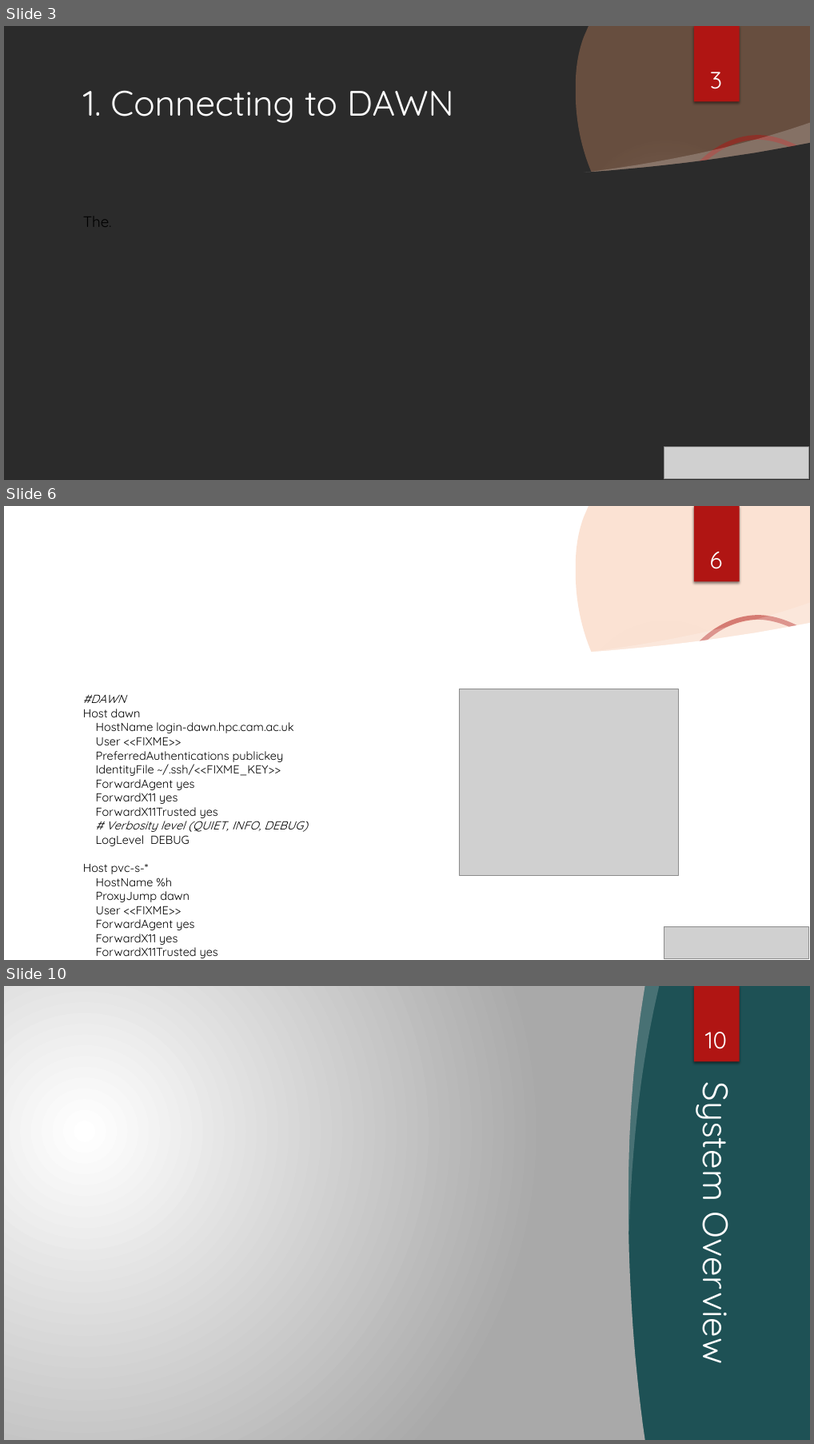
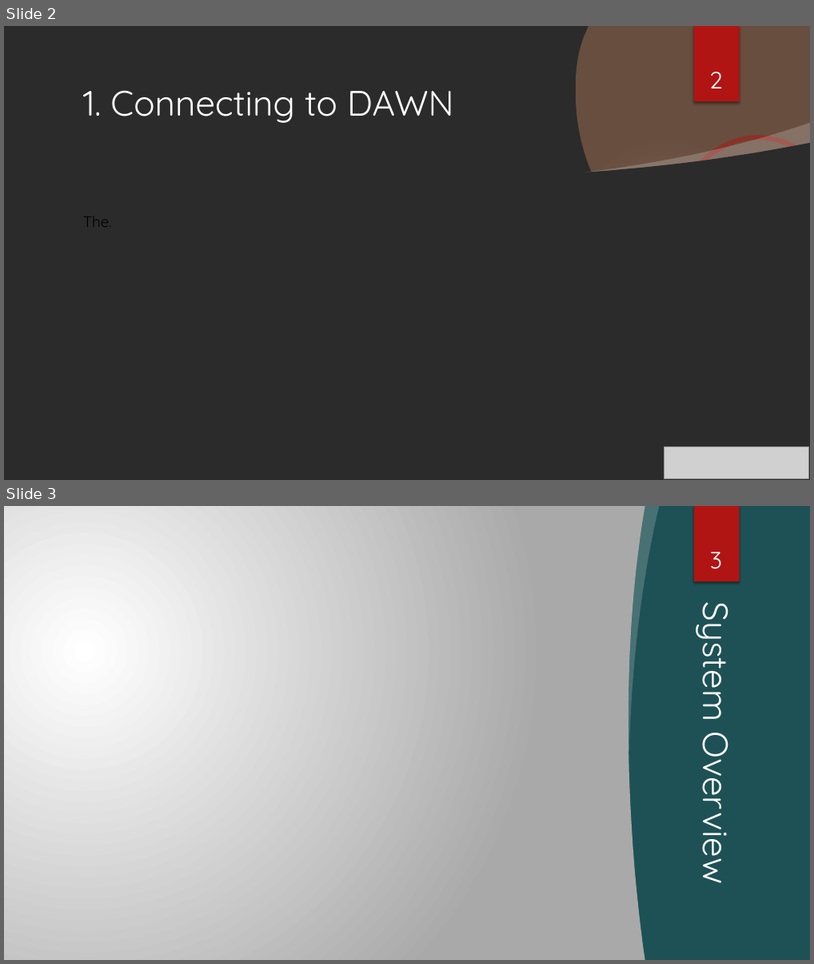
Before and after one commit to RSE-Cambridge/Intro-to-Dawn, a slide deck: Part3-PythonEnvironments/Slides/PyEnvs_onDAWN.pptx. Shown one above the other, each under a label of ours: slides 3, 6 and 10 before the commit, slides 2 and 3 after it; the slides between them are not shown. The pictures are 814x1444 and 814x964 pixels, drawn with LibreOffice and Linux fonts; fonts in the diff are those of the drawing; grey boxes stand for pictures; background and template pictures are left out; a plain dark background stands for a picture behind light text. Boxes give left, top, right and bottom in pixels: in the first picture for what was removed or moved away, otherwise in the second. Text is boxed around its words. In the diff, an @@ line names an element or a change of style, - is before the commit and + after.

Commit message:
VsCode tunnel on dawn
moved vscode on dawn

```diff
--- a/Part3-PythonEnvironments/Slides/PyEnvs_onDAWN.pptx
+++ b/Part3-PythonEnvironments/Slides/PyEnvs_onDAWN.pptx
@@ slide 6 removed at (x1=4, y1=506, x2=810, y2=960), background picture (left out); not listed: 4 template elements that a slide beside it also shows @@
@@ rectangle removed at (x1=694, y1=506, x2=740, y2=582) @@
@@ page number removed at (x1=710, y1=552, x2=723, y2=569) @@
-6
@@ freeform shape removed at (x1=4, y1=623, x2=810, y2=960) @@
@@ freeform shape removed at (x1=581, y1=603, x2=810, y2=657) @@
@@ text removed at (x1=83, y1=694, x2=307, y2=958) @@
-#DAWN
-Host dawn
-HostName login-dawn.hpc.cam.ac.uk
-User <<FIXME>>
-PreferredAuthentications publickey
-IdentityFile ~/.ssh/<<FIXME_KEY>>
-ForwardAgent yes
-ForwardX11 yes
-ForwardX11Trusted yes
-# Verbosity level (QUIET, INFO, DEBUG)
-LogLevel DEBUG
-Host pvc-s-*
-HostName %h
-ProxyJump dawn
-User <<FIXME>>
-ForwardAgent yes
-ForwardX11 yes
-ForwardX11Trusted yes
@@ picture removed at (x1=459, y1=688, x2=678, y2=875) @@
@@ title removed at (x1=158, y1=761, x2=281, y2=776) @@
-2. Creating a ssh config file
@@ picture removed at (x1=665, y1=927, x2=810, y2=959) @@
@@ what was slide 3 is now slide 2 @@
@@ page number at (x1=710, y1=72, x2=723, y2=88): text changed @@
-3
+2
@@ what was slide 10 is now slide 3 @@
@@ page number at (x1=710, y1=552, x2=722, y2=569): text changed @@
-10
+3
```
Also in this commit, not shown: 1 slide changed, 6 other slides removed, 1 other file.
